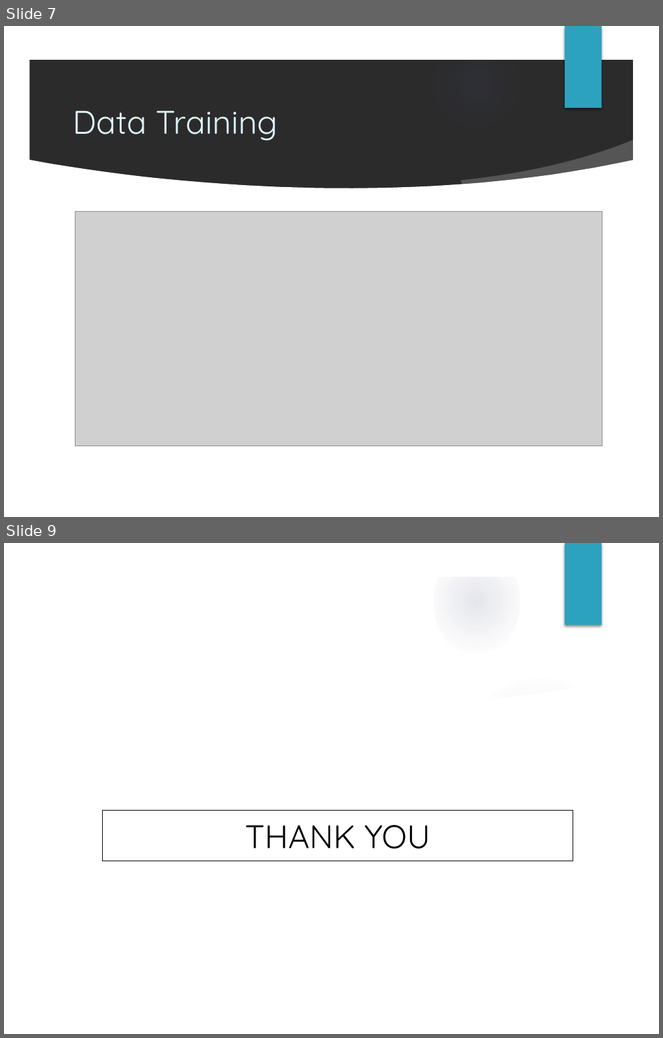
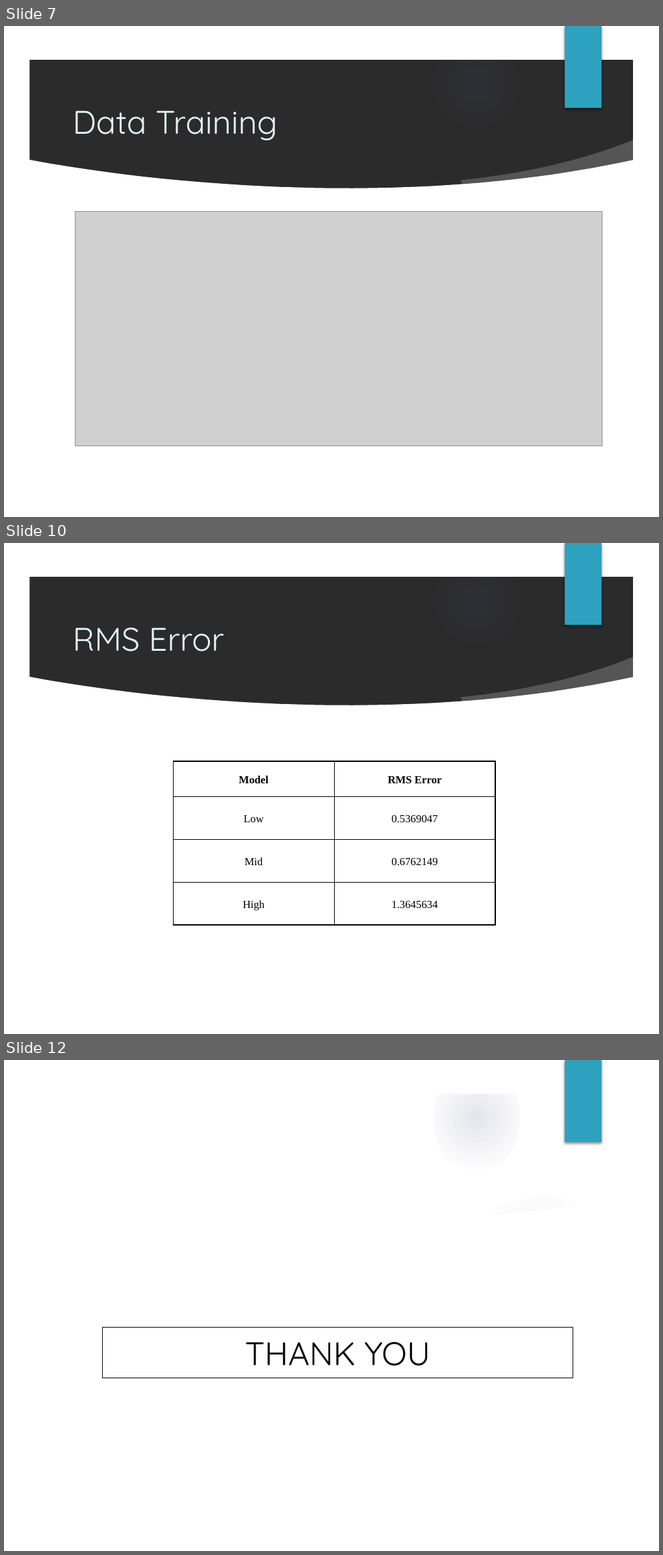
Before and after one commit to ritveak/Wordzone, a slide deck: Presentation final.pptx. Shown one above the other, each under a label of ours: slides 7 and 9 before the commit, slides 7, 10 and 12 after it; the slides between them are not shown. The pictures are 663x1038 and 663x1555 pixels, drawn with LibreOffice and Linux fonts; fonts in the diff are those of the drawing; grey boxes stand for pictures; background and template pictures are left out; a plain dark background stands for a picture behind light text. Boxes give left, top, right and bottom in pixels: in the first picture for what was removed or moved away, otherwise in the second. Text is boxed around its words. In the diff, an @@ line names an element or a change of style, - is before the commit and + after.

```diff
--- a/Presentation final.pptx
+++ b/Presentation final.pptx
@@ slide 10 added at (4,543,659,1034), background picture (left out); not listed: 9 template elements that a slide beside it also shows @@
@@ title added at (73,627,224,652), 36 pt, text #DEF5FA @@
+RMS Error
@@ table added at (173,761,495,925), 4 rows, 2 columns @@
+Model | RMS Error
+Low | 0.5369047
+Mid | 0.6762149
+High | 1.3645634
@@ what was slide 9 is now slide 12 @@
```
Also in this commit, not shown: 1 slide changed, 2 other slides added, 9 other files.
